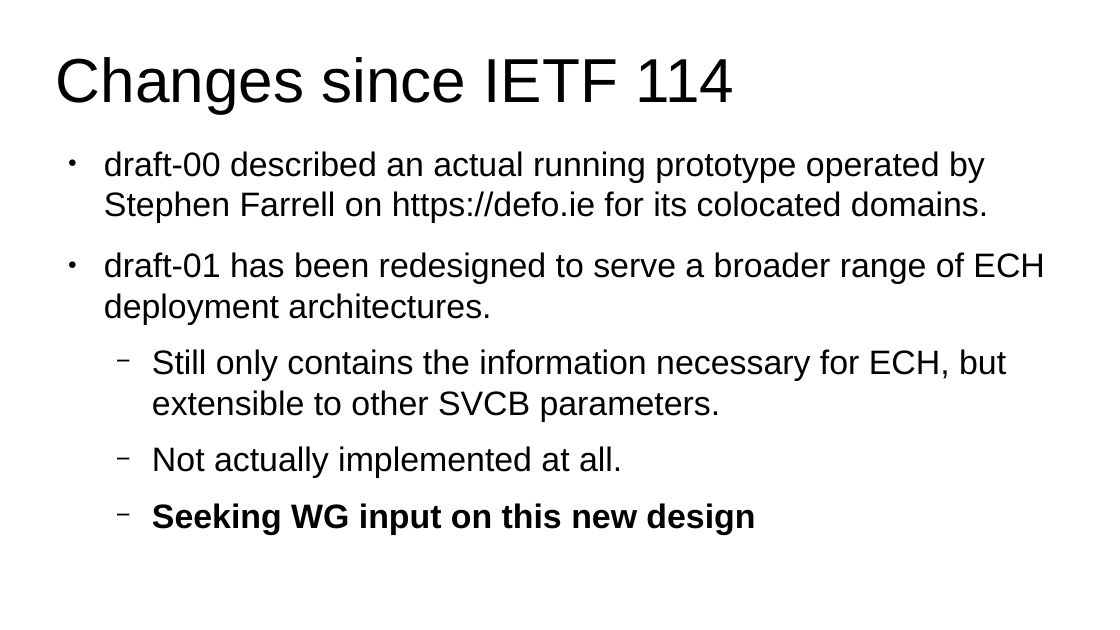
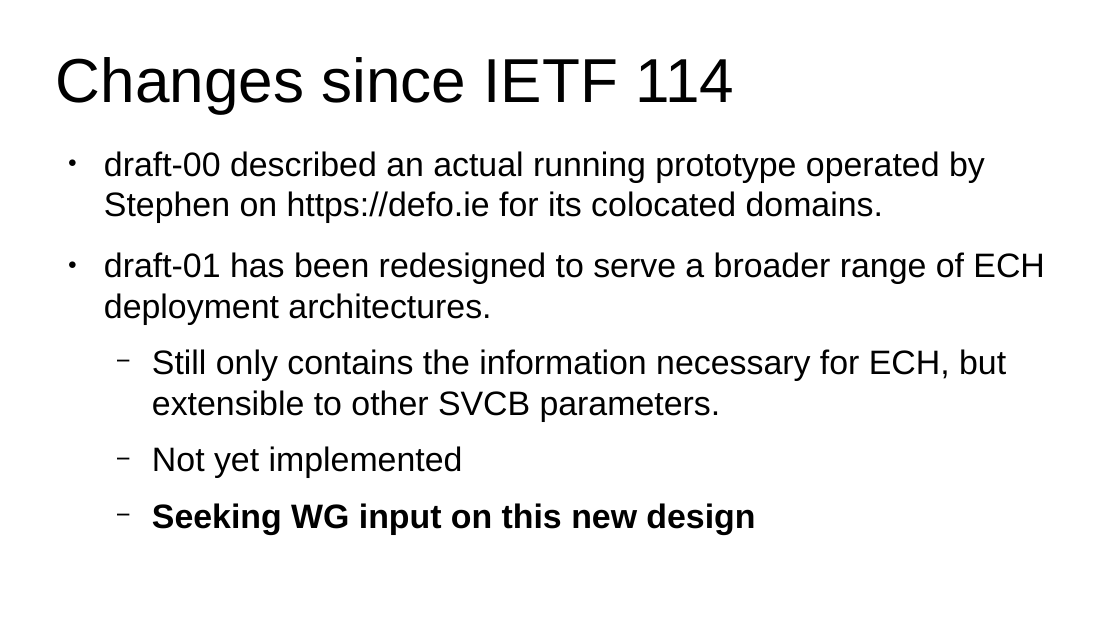
Before and after one commit to sftcd/wkesni, a slide deck: slide 2 of wkech-115-slides.odp. Drawn at 1120x630 pixels with LibreOffice and Linux fonts; fonts in the diff are those of the drawing. Boxes give left, top, right and bottom in pixels: in the first picture for what was removed or moved away, otherwise in the second. Text is boxed around its words. In the diff, an @@ line names an element or a change of style, - is before the commit and + after.

```diff
--- a/wkech-115-slides.odp
+++ b/wkech-115-slides.odp
@@ text at [104, 151, 985, 223]: text changed @@
-● draft-00 described an actual running prototype operated by Stephen Farrell on https://defo.ie for its colocated domains.
+● draft-00 described an actual running prototype operated by Stephen on https://defo.ie for its colocated domains.
@@ text at [152, 446, 463, 478]: text changed @@
-  − Not actually implemented at all.
+  − Not yet implemented
```
Also in this commit, not shown: 2 other slides changed, 1 slide added, 1 other file.
